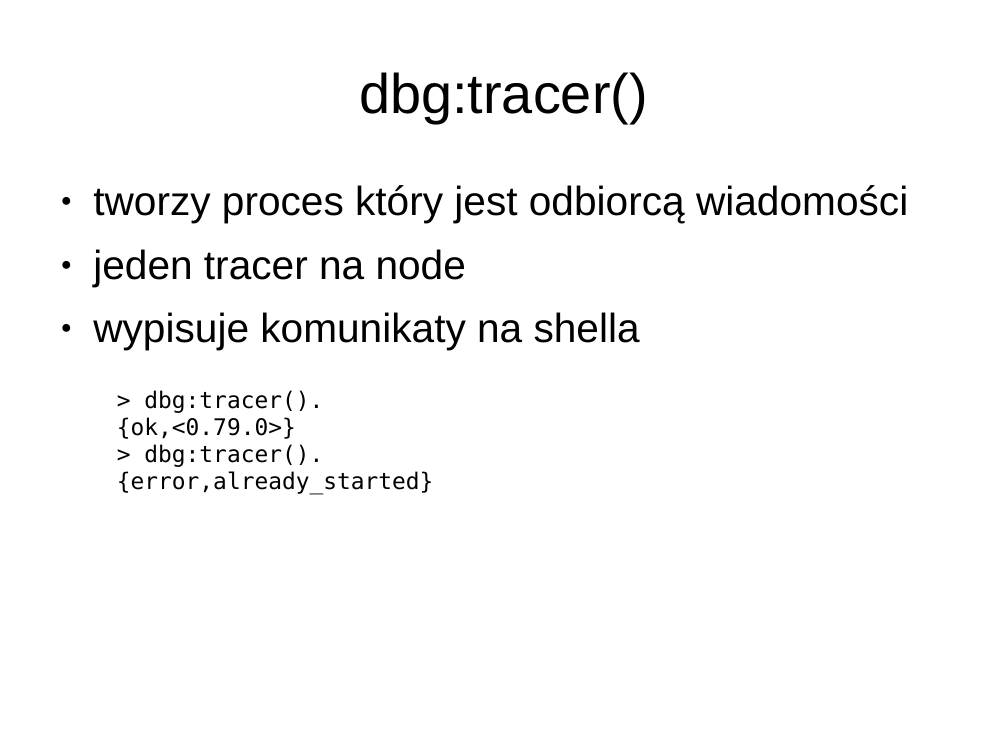
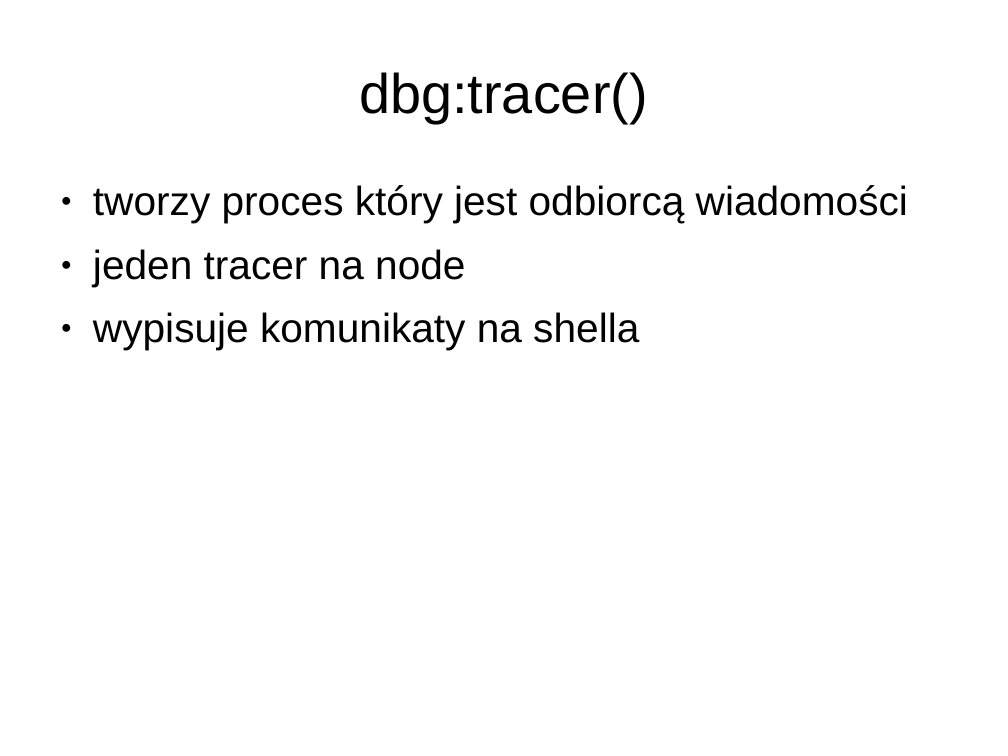
Before and after one commit to matkoniecz/erlang_dbg, a slide deck: slide 4 of Prezentacja.ppt. Drawn at 1008x756 pixels with LibreOffice and Linux fonts; fonts in the diff are those of the drawing; background and template pictures are left out. Boxes give left, top, right and bottom in pixels: in the first picture for what was removed or moved away, otherwise in the second. Text is boxed around its words. In the diff, an @@ line names an element or a change of style, - is before the commit and + after.

```diff
--- a/Prezentacja.ppt
+++ b/Prezentacja.ppt
@@ text removed at (x1=117, y1=390, x2=433, y2=495) @@
-> dbg:tracer().
-{ok,<0.79.0>}
-> dbg:tracer().
-{error,already_started}
```
Also in this commit, not shown: 1 other slide changed.
